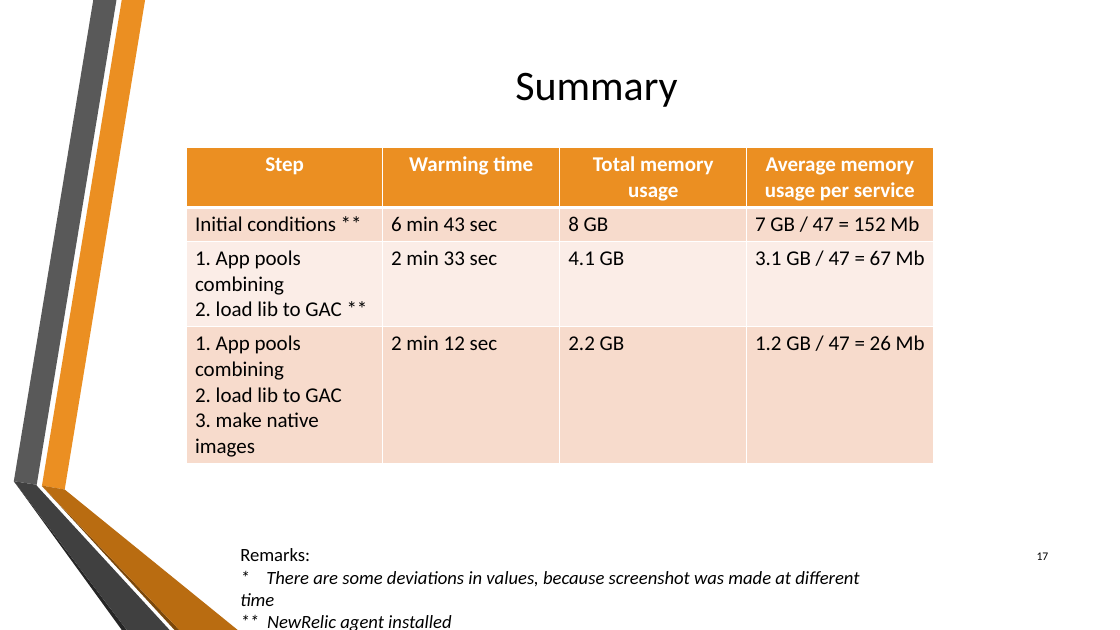
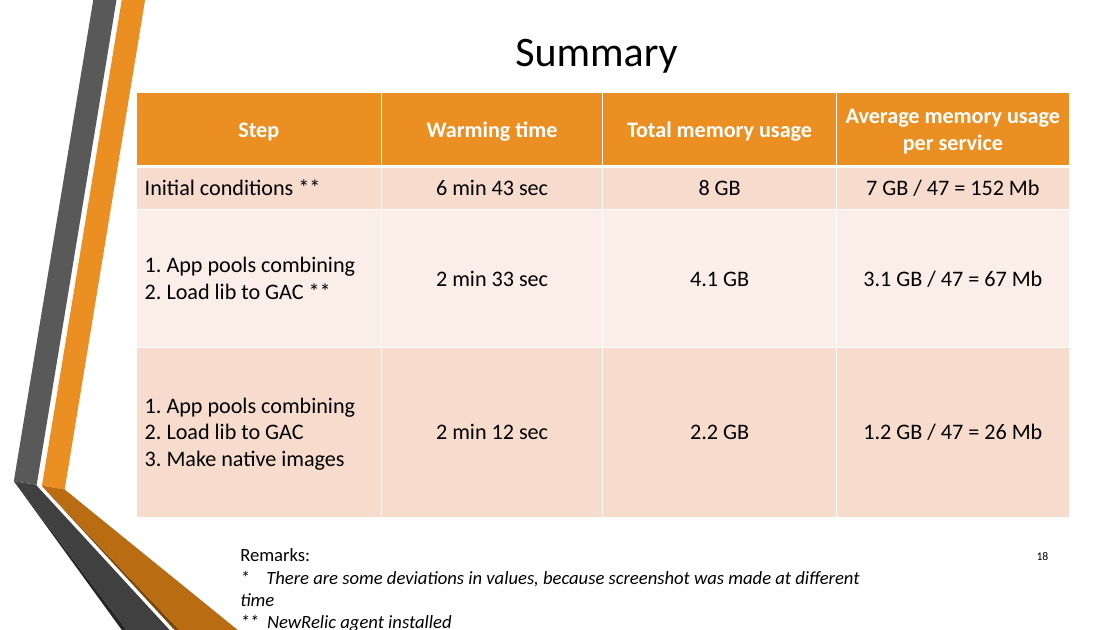
Before and after one commit to sflusov/IISSharingAssemblies, a slide deck: slide 18 of presentation/Sharing common assemblies.pptx (slide 17 before the commit). Drawn at 1120x630 pixels with LibreOffice and Linux fonts; fonts in the diff are those of the drawing; background and template pictures are left out. Boxes give left, top, right and bottom in pixels: in the first picture for what was removed or moved away, otherwise in the second. Text is boxed around its words. In the diff, an @@ line names an element or a change of style, - is before the commit and + after.

```diff
--- a/presentation/Sharing common assemblies.pptx
+++ b/presentation/Sharing common assemblies.pptx
@@ title "Summary": place and size @@
-title "Summary" at [515,72,677,107]
+title "Summary" at [515,38,677,73]
@@ table at [136,92,1070,518] @@
-row 3, column 1: 1. App pools combining / 2. load lib to GAC **
+row 3, column 1: 1. App pools combining / 2. Load lib to GAC **
-row 4, column 1: 1. App pools combining / 2. load lib to GAC / 3. make native images
+row 4, column 1: 1. App pools combining / 2. Load lib to GAC / 3. Make native images
@@ size 18 to 19 pt in "Step", "Warming time", "Total memory usage", "Average memory usage per service" and 10 more places @@
@@ alignment left to centre @@
@@ table: place and size @@
-table at [187,148,933,461]
+table at [136,92,1070,518]
@@ page number at [1037,552,1049,560]: text changed @@
-17
+18
```
Also in this commit, not shown: 14 other slides changed, 3 slides added, 1 slide removed.
